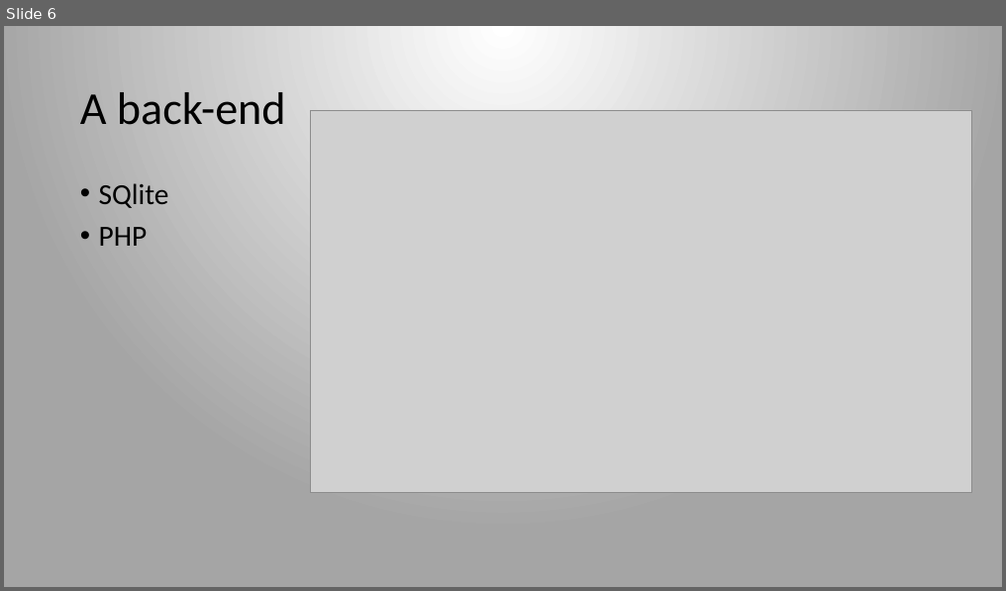
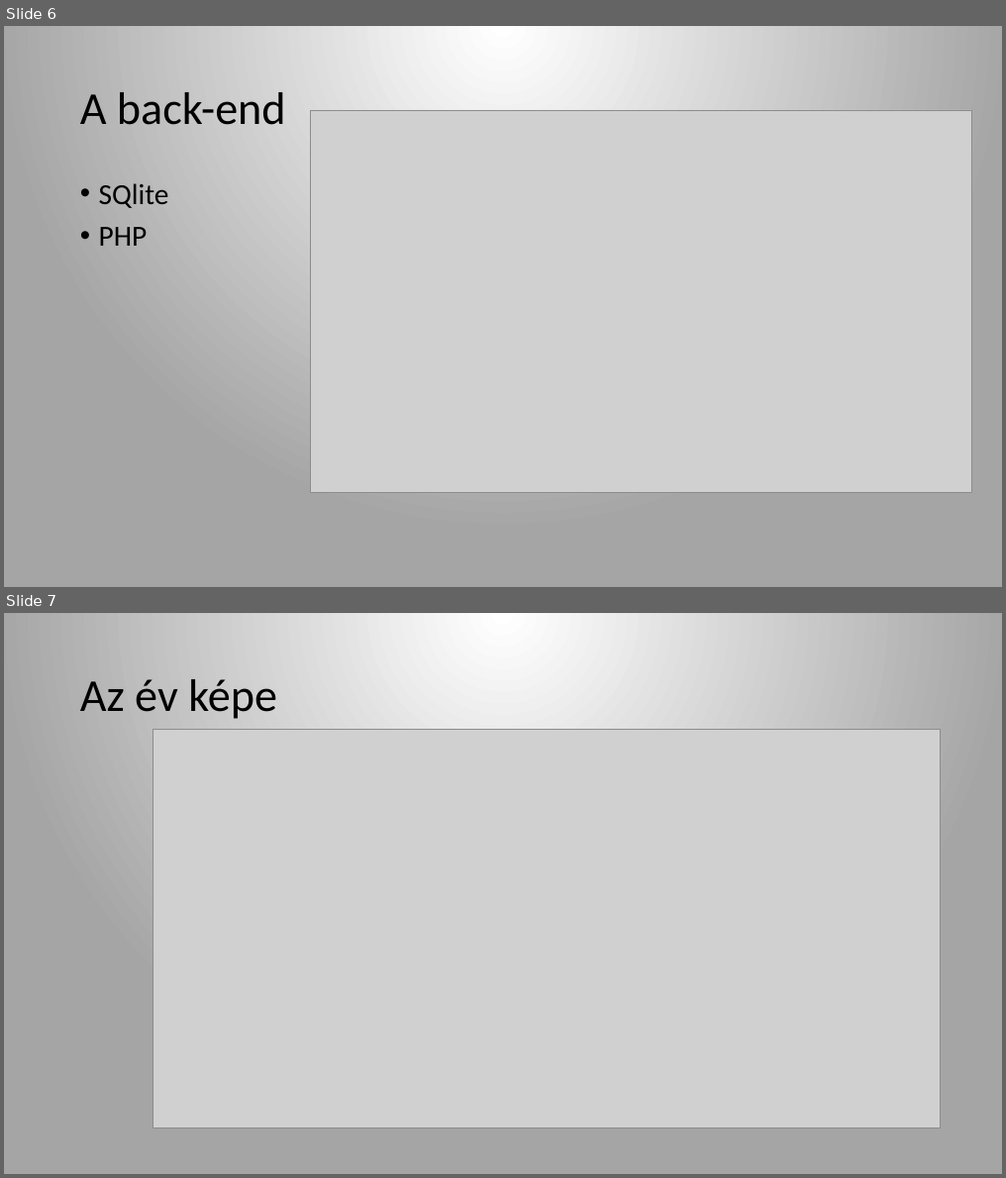
Before and after one commit to ZSzabolcs/KandoProjekt12.A, a slide deck: prezentacio/Magyar Földeken.pptx. Shown one above the other, each under a label of ours: slide 6 before the commit, slides 6 and 7 after it. The pictures are 1006x591 and 1006x1178 pixels, drawn with LibreOffice and Linux fonts; fonts in the diff are those of the drawing; grey boxes stand for pictures. Boxes give left, top, right and bottom in pixels: in the first picture for what was removed or moved away, otherwise in the second. Text is boxed around its words. In the diff, an @@ line names an element or a change of style, - is before the commit and + after.

```diff
--- a/prezentacio/Magyar Földeken.pptx
+++ b/prezentacio/Magyar Földeken.pptx
@@ slide 7 added at (4,613,1002,1174), background gradient #FFFFFF to #A5A5A5 @@
@@ title added at (80,679,277,719), 44 pt, text #000000 @@
+Az év képe
@@ picture added at (153,729,941,1129) @@
```
Also in this commit, not shown: 3 slides changed.
